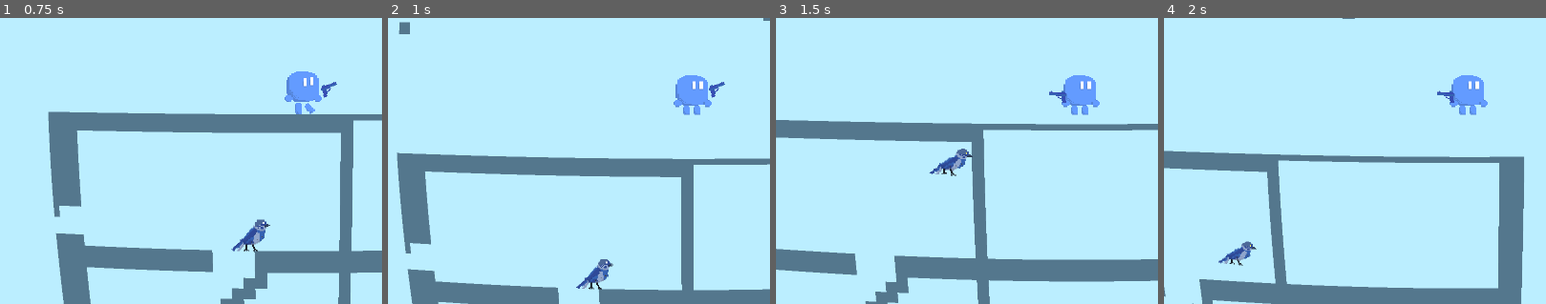
Above: before the commit, frames 1-4 (left to right).
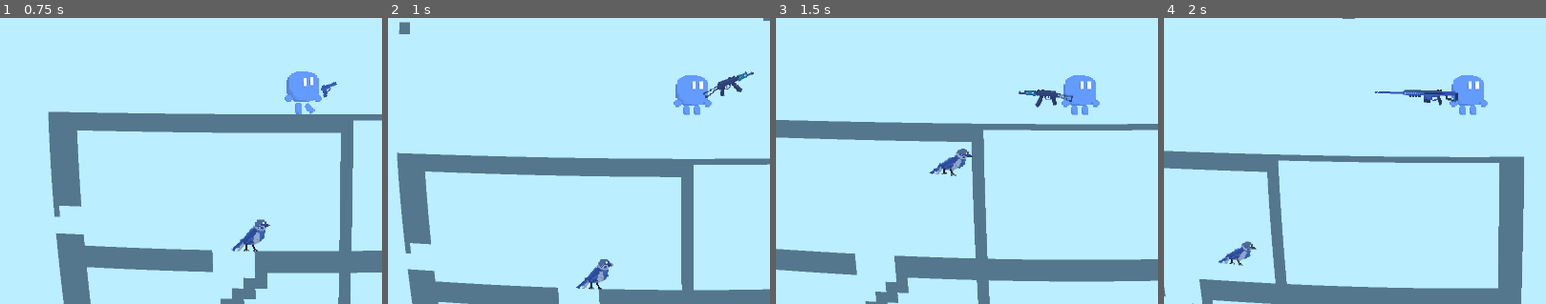
Above: after the commit, the same moments.

Repository: aleksey-45/the-cyancular-ruins
Game: Godot game, scene res://Scenes/Level0.tscn
Two runs of this game, one before a commit and one after it. Both use one fixed random seed, a clock stepped at 60 frames per second and the inputs below.
Inputs (mouse positions are % of the whole screen's width and height, from its top left):
- Up to frame 1 (0.75 s): move the mouse to (72, 45) at 0.52 s; hold D (right) from 0.53 s (still down); tap 1 (1, bound only after the commit) at 0.6 s
- Up to frame 2 (1 s): keep holding D (right); tap W (up) at 0.77 s; tap 2 (2, bound only after the commit) at 0.8 s
- Up to frame 3 (1.5 s): keep holding D (right); move the mouse to (30, 55) at 1.27 s; tap 2 (2, bound only after the commit) at 1.35 s
- Up to frame 4 (2 s): keep holding D (right); tap W (up) at 1.52 s; tap 3 (3, bound only after the commit) at 1.55 s
The pictures show only the part of the screen within x 10-60%, y 44-94%; the shares and areas given below are measured in that part.

Frame 1 is identical in both runs. In frame 2, 0.4% of the frame differs, in the area x 82-96%, y 18-28%; in frame 3, 0.4%; in frame 4, 0.5%, in the area x 55-77%, y 25-31%.

Commit message:
feat: bullet uses Bullets.png texture; tint via bullet_color; bind 1/2/3 keys; tune rifle/m82a1 sprites

Diff:
--- a/Scenes/Weapons/bullet.tscn
+++ b/Scenes/Weapons/bullet.tscn
@@ -1,9 +1,10 @@
-[gd_scene load_steps=3 format=3]
+[gd_scene load_steps=4 format=3 uid="uid://do1ftx632nvfd"]
 
-[ext_resource type="Script" path="res://Scenes/Weapons/bullet_base.gd" id="1_bl"]
+[ext_resource type="Script" uid="uid://dy03viwkb5gno" path="res://Scenes/Weapons/bullet_base.gd" id="1_bl"]
+[ext_resource type="Texture2D" uid="uid://cbxquhfl3xc11" path="res://AssetBundle/Sprites/Bullets.png" id="2_14wxs"]
 
-[sub_resource type="CircleShape2D" id="CircleShape2D_bullet"]
-radius = 5.0
+[sub_resource type="RectangleShape2D" id="RectangleShape2D_8bitv"]
+size = Vector2(5, 2)
 
 [node name="Bullet" type="CharacterBody2D"]
 collision_layer = 0
@@ -12,4 +13,11 @@
 script = ExtResource("1_bl")
 
 [node name="CollisionShape2D" type="CollisionShape2D" parent="."]
-shape = SubResource("CircleShape2D_bullet")
+position = Vector2(-0.5, 0)
+shape = SubResource("RectangleShape2D_8bitv")
+
+[node name="Sprite2D" type="Sprite2D" parent="."]
+texture_filter = 1
+texture = ExtResource("2_14wxs")
+region_enabled = true
+region_rect = Rect2(5, 0, 6, 4)
--- a/Scenes/Weapons/bullet_base.gd
+++ b/Scenes/Weapons/bullet_base.gd
@@ -8,7 +8,7 @@
 var gravity_factor: float = 0.0   # 重力下坠倍率(枪械=0,以后敌方弹药可>0)
 var breaks_terrain: bool = false
 var has_aoe: bool = false
-var bullet_color: Color = Color(1.0, 0.95, 0.6)
+var bullet_color: Color = Color.WHITE  # 纹理本底;武器如需染色再设
 var max_range: float = 0.0
 var traveled: float = 0.0
 var source: Node = null
@@ -23,16 +23,11 @@
 	rotation = velocity_vec.angle()
 
 func _ready() -> void:
-	var cs := get_node_or_null("CollisionShape2D") as CollisionShape2D
-	if cs != null and cs.shape is CircleShape2D:
-		(cs.shape as CircleShape2D).radius = maxf(size, 0.5)
-	# 简单发光方块作为子弹贴图(以后可换成 Bullets.png 剪裁)
-	var px := int(maxf(size * 2.0, 2.0))
-	var img := Image.create(px, px, false, Image.FORMAT_RGBA8)
-	img.fill(bullet_color)
-	var sp := Sprite2D.new()
-	sp.texture = ImageTexture.create_from_image(img)
-	add_child(sp)
+	# 子弹贴图与碰撞体由场景(bullet.tscn)配置:贴图是 Bullets.png 的 Sprite2D,
+	# 碰撞体已是 RectangleShape2D。这里不再动态生成方块,只把武器 bullet_color 作 tint。
+	var sp := get_node_or_null("Sprite2D") as Sprite2D
+	if sp != null:
+		sp.modulate = bullet_color
 
 func _physics_process(delta: float) -> void:
 	var step := velocity_vec * delta
--- a/Scenes/Weapons/m82a1.tscn
+++ b/Scenes/Weapons/m82a1.tscn
@@ -1,15 +1,14 @@
-[gd_scene load_steps=4 format=3]
+[gd_scene load_steps=3 format=3 uid="uid://c5al3bxdhqncx"]
 
-[ext_resource type="Script" path="res://Scenes/Weapons/weapon_base.gd" id="1_wb"]
-[ext_resource type="Texture2D" path="res://AssetBundle/Sprites/Weapons.png" id="2_wpn"]
+[ext_resource type="Script" uid="uid://knjsw64jktvh" path="res://Scenes/Weapons/weapon_base.gd" id="1_wb"]
+[ext_resource type="Texture2D" uid="uid://cfbhunkx3526n" path="res://AssetBundle/Sprites/Weapons.png" id="2_wpn"]
 
 [node name="M82A1" type="Node2D"]
 script = ExtResource("1_wb")
 tier = 2
 weapon_name = "M82A1"
-full_auto = false
+fire_cooldown = 1.2
 heavy_aim = true
-fire_cooldown = 1.2
 bullet_speed = 2400.0
 bullet_range = 3000.0
 bullet_size = 6.0
@@ -23,13 +22,12 @@
 jump_penalty = 0.55
 penalty_mode = 2
 laser_length = 800.0
-laser_color = Color(1, 0.2, 0.2, 0.6)
 
 [node name="Sprite2D" type="Sprite2D" parent="."]
-position = Vector2(24, 5.6)
+position = Vector2(54, 6)
 texture = ExtResource("2_wpn")
 region_enabled = true
-region_rect = Rect2(2, 1.85493, 17.1001, 12.347)
+region_rect = Rect2(22, 0.351734, 84, 17.6483)
 
 [node name="Muzzle" type="Marker2D" parent="."]
-position = Vector2(31.6, 2)
+position = Vector2(49, 2)
--- a/Scenes/Weapons/rifle_test.tscn
+++ b/Scenes/Weapons/rifle_test.tscn
@@ -1,7 +1,7 @@
-[gd_scene load_steps=4 format=3]
+[gd_scene load_steps=3 format=3 uid="uid://dnurwen8tun30"]
 
-[ext_resource type="Script" path="res://Scenes/Weapons/weapon_base.gd" id="1_wb"]
-[ext_resource type="Texture2D" path="res://AssetBundle/Sprites/Weapons.png" id="2_wpn"]
+[ext_resource type="Script" uid="uid://knjsw64jktvh" path="res://Scenes/Weapons/weapon_base.gd" id="1_wb"]
+[ext_resource type="Texture2D" uid="uid://cfbhunkx3526n" path="res://AssetBundle/Sprites/Weapons.png" id="2_wpn"]
 
 [node name="RifleTest" type="Node2D"]
 script = ExtResource("1_wb")
@@ -11,7 +11,6 @@
 fire_cooldown = 0.25
 bullet_speed = 1200.0
 bullet_range = 1200.0
-bullet_size = 5.0
 damage = 2
 impact = 150.0
 recoil_push = 30.0
@@ -23,10 +22,10 @@
 penalty_mode = 1
 
 [node name="Sprite2D" type="Sprite2D" parent="."]
-position = Vector2(24, 5.6)
+position = Vector2(36, 7)
 texture = ExtResource("2_wpn")
 region_enabled = true
-region_rect = Rect2(2, 1.85493, 17.1001, 12.347)
+region_rect = Rect2(108, 2, 55, 20)
 
 [node name="Muzzle" type="Marker2D" parent="."]
-position = Vector2(31.6, 2)
+position = Vector2(53, 2)
--- a/Scenes/Weapons/weapon_base.gd
+++ b/Scenes/Weapons/weapon_base.gd
@@ -15,7 +15,7 @@
 @export var bullet_speed: float = 900.0
 @export var bullet_range: float = 600.0
 @export var bullet_size: float = 5.0
-@export var bullet_color: Color = Color(1.0, 0.95, 0.6)
+@export var bullet_color: Color = Color.WHITE  # 子弹纹理本底;需要染色时各武器再设
 @export var damage: int = 1
 @export var impact: float = 60.0
 @export var recoil_push: float = 0.0
--- a/project.godot
+++ b/project.godot
@@ -74,15 +74,18 @@
 }
 1={
 "deadzone": 0.2,
-"events": []
+"events": [Object(InputEventKey,"resource_local_to_scene":false,"resource_name":"","device":-1,"window_id":0,"alt_pressed":false,"shift_pressed":false,"ctrl_pressed":false,"meta_pressed":false,"pressed":false,"keycode":0,"physical_keycode":49,"key_label":0,"unicode":49,"location":0,"echo":false,"script":null)
+]
 }
 2={
 "deadzone": 0.2,
-"events": []
+"events": [Object(InputEventKey,"resource_local_to_scene":false,"resource_name":"","device":-1,"window_id":0,"alt_pressed":false,"shift_pressed":false,"ctrl_pressed":false,"meta_pressed":false,"pressed":false,"keycode":0,"physical_keycode":50,"key_label":0,"unicode":50,"location":0,"echo":false,"script":null)
+]
 }
 3={
 "deadzone": 0.2,
-"events": []
+"events": [Object(InputEventKey,"resource_local_to_scene":false,"resource_name":"","device":-1,"window_id":0,"alt_pressed":false,"shift_pressed":false,"ctrl_pressed":false,"meta_pressed":false,"pressed":false,"keycode":0,"physical_keycode":51,"key_label":0,"unicode":51,"location":0,"echo":false,"script":null)
+]
 }
 
 [rendering]
Binary file changed: AssetBundle/Sprites/Weapons.png
